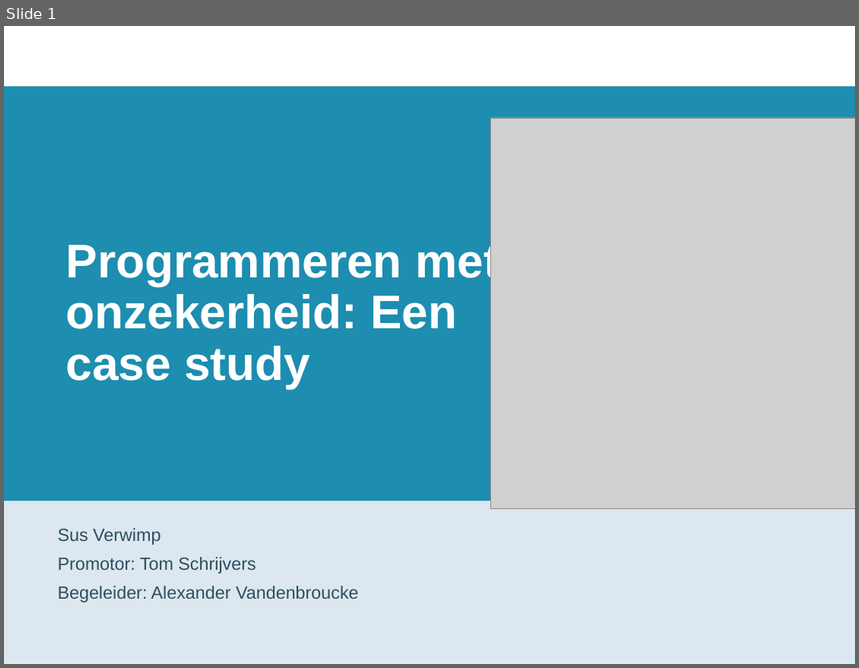
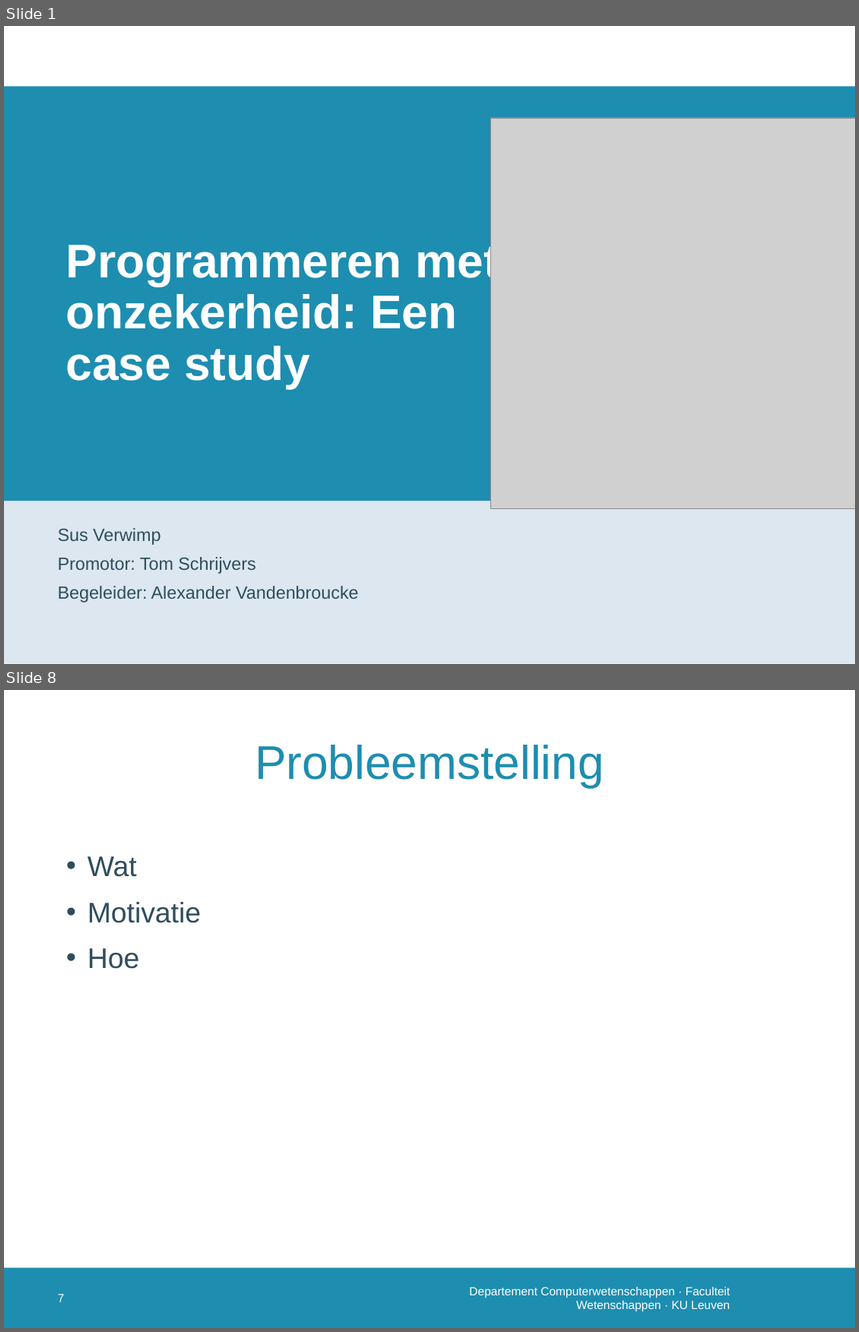
Before and after one commit to susverwimp/T208-Probabilistic-Programming-A-Case-Study, a slide deck: thesis/presentations/2 second/second.pptx. Shown one above the other, each under a label of ours: slide 1 before the commit, slides 1 and 8 after it; the slides between them are not shown. The pictures are 859x668 and 859x1332 pixels, drawn with LibreOffice and Linux fonts; fonts in the diff are those of the drawing; grey boxes stand for pictures; background and template pictures are left out. Boxes give left, top, right and bottom in pixels: in the first picture for what was removed or moved away, otherwise in the second. Text is boxed around its words. In the diff, an @@ line names an element or a change of style, - is before the commit and + after.

```diff
--- a/thesis/presentations/2 second/second.pptx
+++ b/thesis/presentations/2 second/second.pptx
@@ slide 8 added at (4, 690, 855, 1328), background #FFFFFF; not listed: 1 template element that a slide beside it also shows @@
@@ title added at (255, 745, 604, 787), 40 pt, text #1D8DB0 @@
+Probleemstelling
@@ text added at (88, 856, 201, 969), 24 pt, text #2F4D5D @@
+• Wat
+• Motivatie
+• Hoe
@@ page number added at (58, 1294, 65, 1303), 10 pt, text #FFFFFF @@
+7
@@ text added at (469, 1287, 731, 1312), 10 pt, text #FFFFFF @@
+Departement Computerwetenschappen · Faculteit Wetenschappen · KU Leuven
```
Also in this commit, not shown: 6 slides changed, 19 other slides added, 17 other files.
